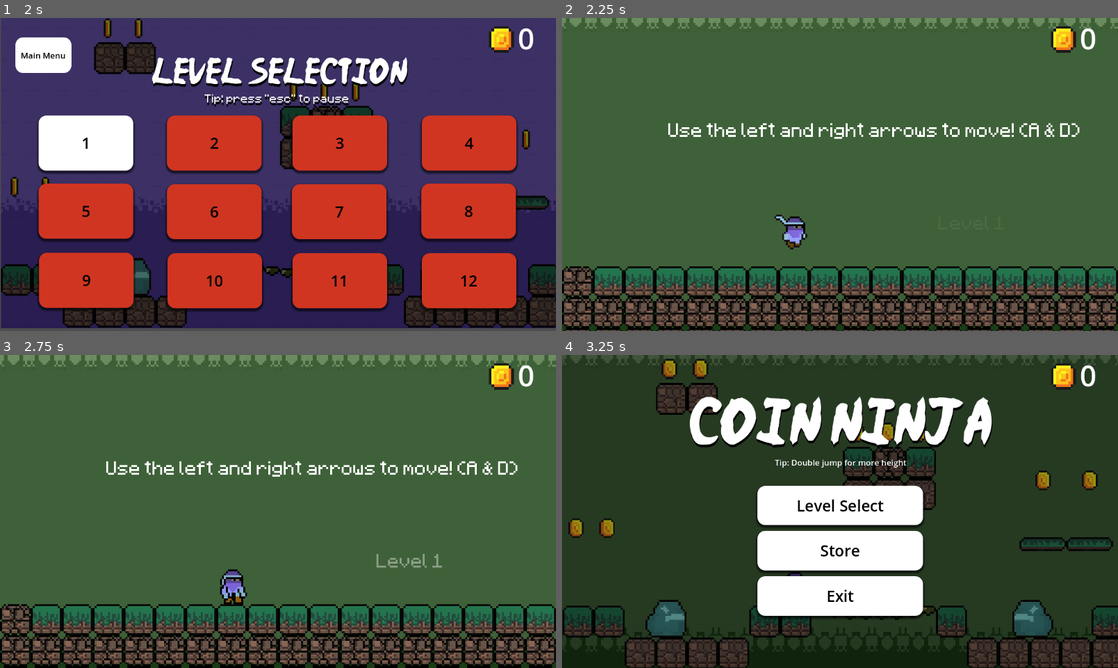
Above: before the commit, frames 1-4 (two rows, left to right).
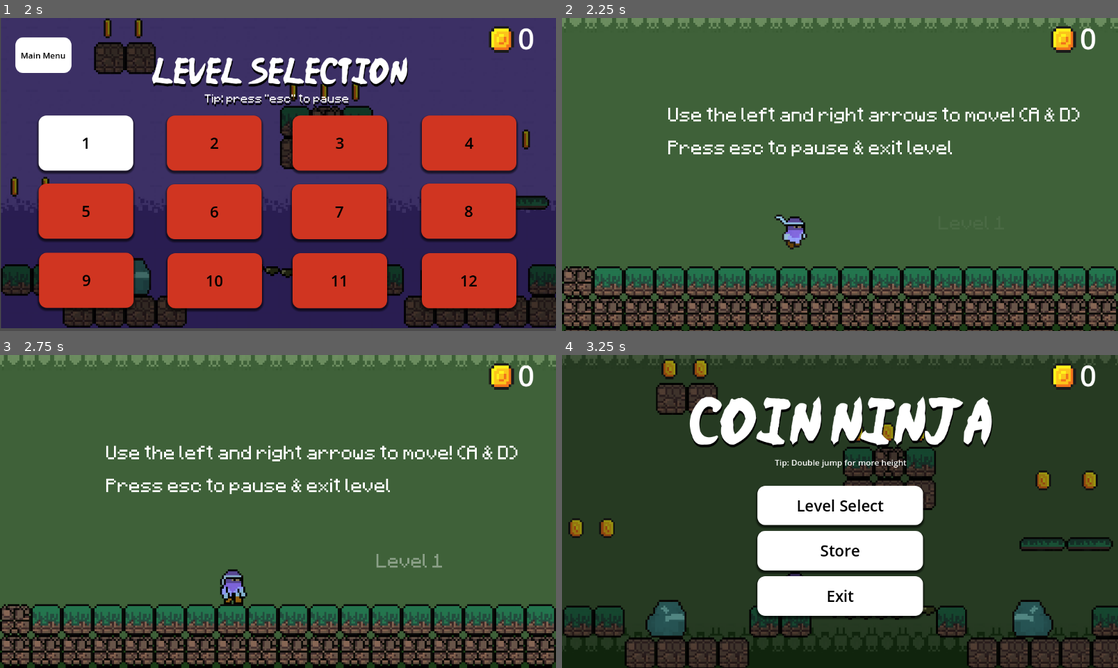
Above: after the commit, the same moments.

Repository: MarcusOlnes/CoinNinjaPrototype
Game: Godot game, scene res://scener/main_menu.tscn
Two runs of this game, one before a commit and one after it. Both use one fixed random seed, a clock stepped at 60 frames per second and the inputs below.
Inputs:
- Up to frame 1 (2 s): click "1" at 0.5 s; click "Level Select" at 1.25 s
- Up to frame 2 (2.25 s): click "1" at 2 s
- Up to frame 3 (2.75 s): no input
- Up to frame 4 (3.25 s): click "Main Menu" at 2.75 s

Frame 1 is identical in both runs. In frame 2, 3.1% of the frame differs, in the area x 19-94%, y 28-45%; in frame 3, 3.0%; in frame 4, nothing differs.

Commit message:
Instruction update
Level1.tscn

Diff:
--- a/scener/level1.tscn
+++ b/scener/level1.tscn
@@ -267,12 +267,13 @@
 
 [node name="Label" type="Label" parent="."]
 offset_left = 56.0
-offset_top = -19.0
+offset_top = -27.0
 offset_right = 352.0
-offset_bottom = 12.0
+offset_bottom = 4.0
 theme_override_fonts/font = ExtResource("9_vj71j")
 theme_override_font_sizes/font_size = 8
 text = "Use the left and right arrows to move! (A & D)
+Press esc to pause & exit level
 "
 
 [node name="Label4" type="Label" parent="."]
